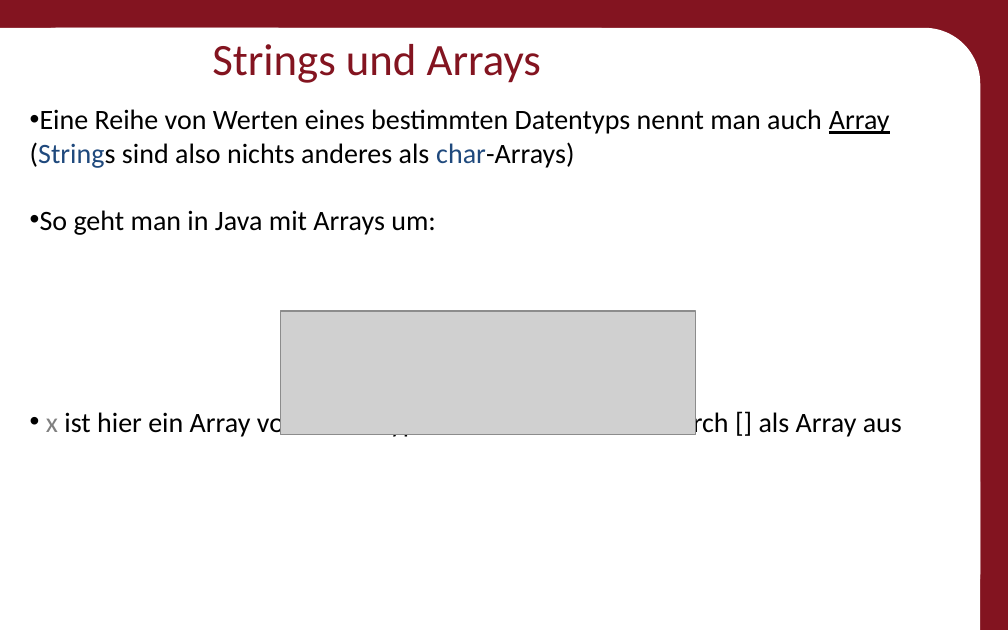
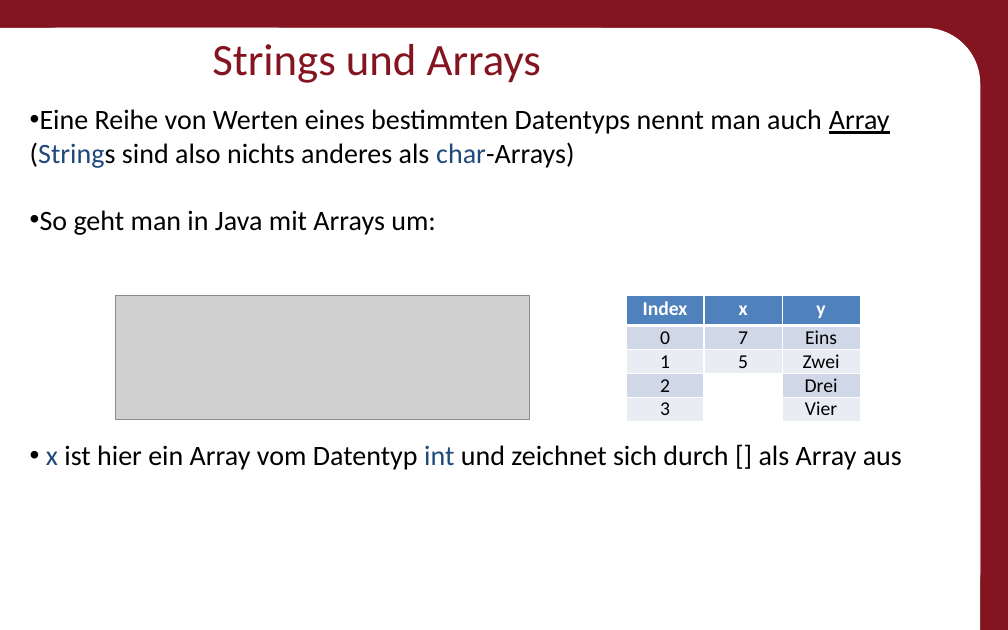
Before and after one commit to Roboscope/java-with-nao, a slide deck: slide 47 of Präsentationen/Anfänger - Java mit NAO.pptx (slide 46 before the commit). Drawn at 1008x630 pixels with LibreOffice and Linux fonts; fonts in the diff are those of the drawing; grey boxes stand for pictures; background and template pictures are left out. Boxes give left, top, right and bottom in pixels: in the first picture for what was removed or moved away, otherwise in the second. Text is boxed around its words. In the diff, an @@ line names an element or a change of style, - is before the commit and + after.

```diff
--- a/Präsentationen/Anfänger - Java mit NAO.pptx
+++ b/Präsentationen/Anfänger - Java mit NAO.pptx
@@ picture: place and size @@
-picture at (280,311,696,435)
+picture at (115,295,530,419)
@@ table added at (626,295,859,420), 5 rows, 3 columns @@
+Index | x | y
+0 | 7 | Eins
+1 | 5 | Zwei
+2 |  | Drei
+3 |  | Vier
@@ text at (46,445,902,470): text colour #808080 to #1F497D in "x" @@
```
Also in this commit, not shown: 10 other slides changed, 1 slide added, 26 other files.
